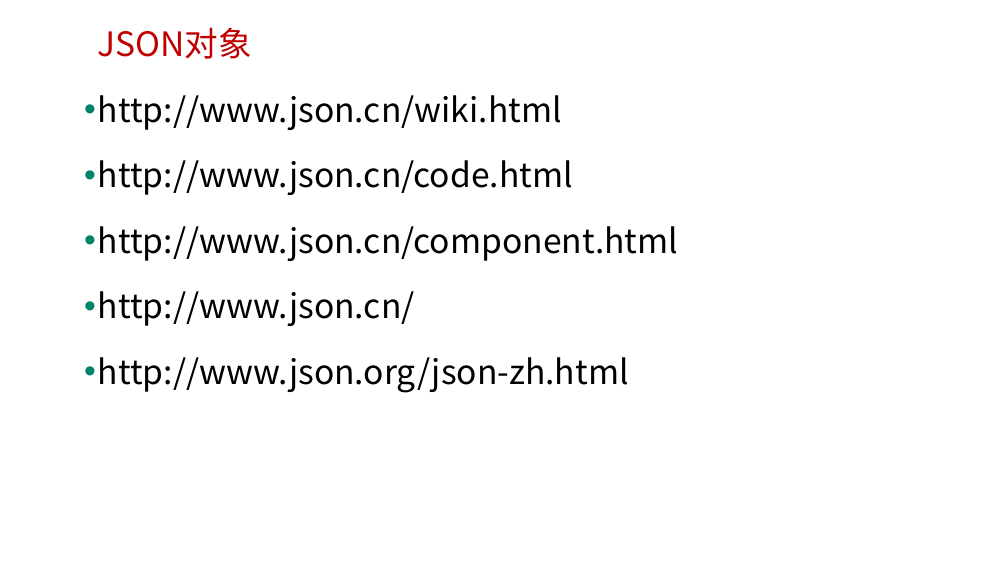
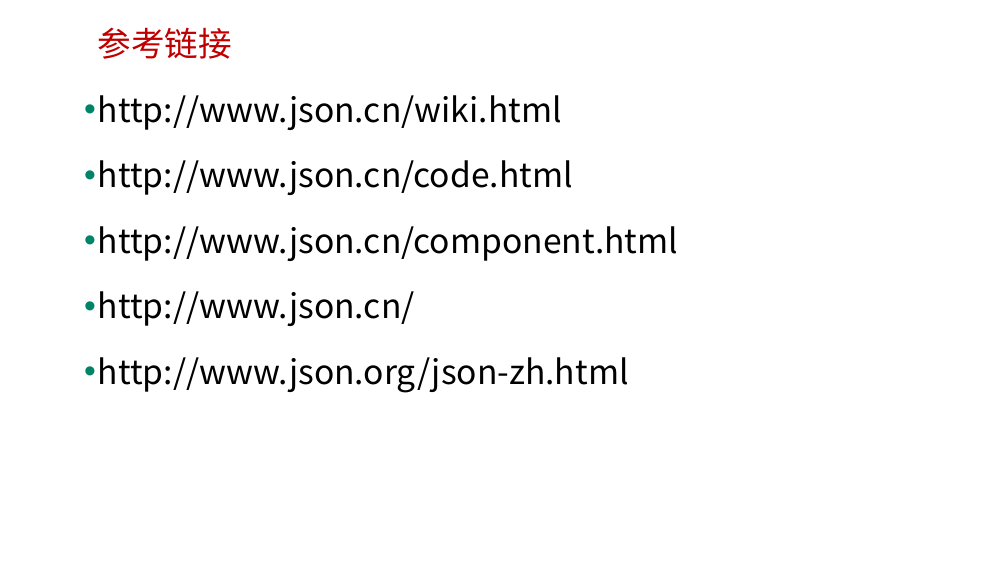
Before and after one commit to edu2act/course-javascript-advanced, a slide deck: slide 12 of 课程PPT/11.JavaScript标准内置对象-非构造器（Math、JSON）.pptx (slide 7 before the commit). Drawn at 1008x567 pixels with LibreOffice and Linux fonts; fonts in the diff are those of the drawing; background and template pictures are left out. Boxes give left, top, right and bottom in pixels: in the first picture for what was removed or moved away, otherwise in the second. Text is boxed around its words. In the diff, an @@ line names an element or a change of style, - is before the commit and + after.

```diff
--- a/课程PPT/11.JavaScript标准内置对象-非构造器（Math、JSON）.pptx
+++ b/课程PPT/11.JavaScript标准内置对象-非构造器（Math、JSON）.pptx
@@ text at (x1=98, y1=27, x2=232, y2=59): text changed @@
-JSON对象
+参考链接
```
Also in this commit, not shown: 1 other slide changed, 5 slides added, 16 other files.
